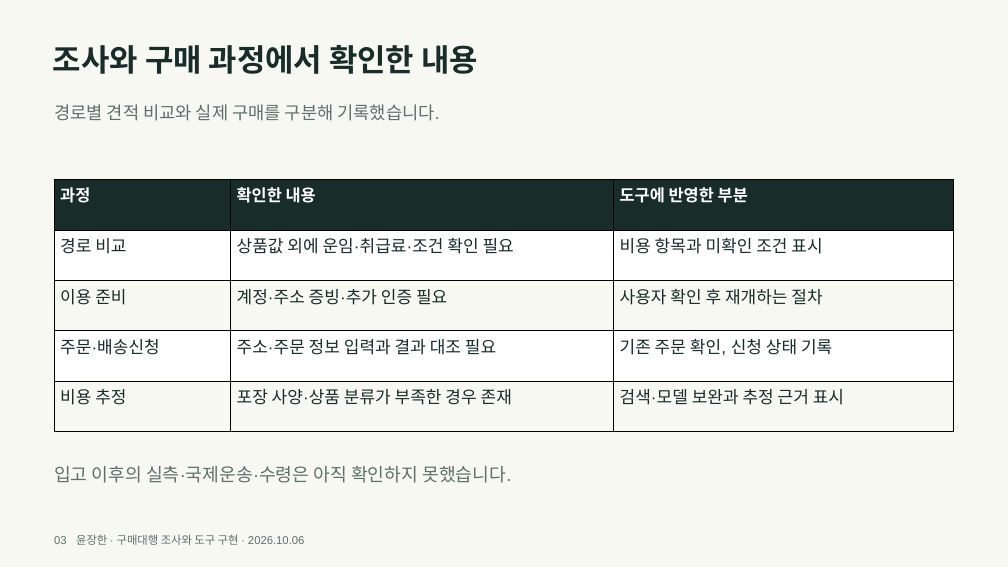
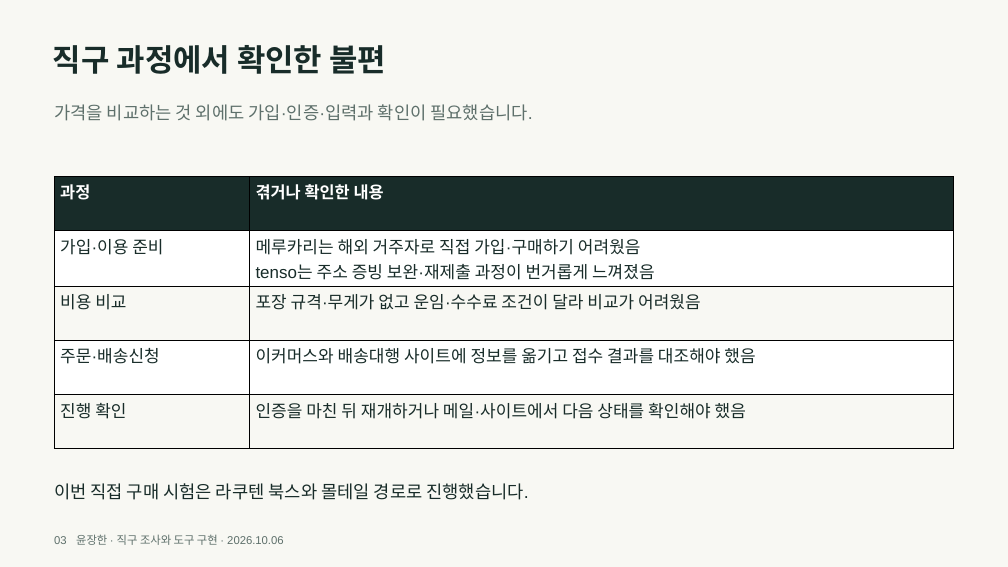
Before and after one commit to y00nZZang/crossborder-purchase-agent, a slide deck: slide 3 of portfolio/crossborder-portfolio.pptx. Drawn at 1008x567 pixels with LibreOffice and Linux fonts; fonts in the diff are those of the drawing. Boxes give left, top, right and bottom in pixels: in the first picture for what was removed or moved away, otherwise in the second. Text is boxed around its words. In the diff, an @@ line names an element or a change of style, - is before the commit and + after.

```diff
--- a/portfolio/crossborder-portfolio.pptx
+++ b/portfolio/crossborder-portfolio.pptx
@@ text at [53, 45, 386, 74]: text changed @@
-조사와 구매 과정에서 확인한 내용
+직구 과정에서 확인한 불편
@@ text at [54, 104, 532, 121]: text changed @@
-경로별 견적 비교와 실제 구매를 구분해 기록했습니다.
+가격을 비교하는 것 외에도 가입·인증·입력과 확인이 필요했습니다.
@@ table at [54, 177, 954, 447] @@
-column 1: 과정 | 경로 비교 | 이용 준비 | 주문·배송신청 | 비용 추정
-column 2: 확인한 내용 | 상품값 외에 운임·취급료·조건 확인 필요 | 계정·주소 증빙·추가 인증 필요 | 주소·주문 정보 입력과 결과 대조 필요 | 포장 사양·상품 분류가 부족한 경우 존재
-column 3: 도구에 반영한 부분 | 비용 항목과 미확인 조건 표시 | 사용자 확인 후 재개하는 절차 | 기존 주문 확인, 신청 상태 기록 | 검색·모델 보완과 추정 근거 표시
+column 1: 과정 | 가입·이용 준비 | 비용 비교 | 주문·배송신청 | 진행 확인
+column 2: 겪거나 확인한 내용 | 메루카리는 해외 거주자로 직접 가입·구매하기 어려웠음 / tenso는 주소 증빙 보완·재제출 과정이 번거롭게 느껴졌음 | 포장 규격·무게가 없고 운임·수수료 조건이 달라 비교가 어려웠음 | 이커머스와 배송대행 사이트에 정보를 옮기고 접수 결과를 대조해야 했음 | 인증을 마친 뒤 재개하거나 메일·사이트에서 다음 상태를 확인해야 했음
@@ text at [54, 483, 529, 500]: text changed; size 21.8 to 21 pt; text colour #5E706B to #182C29 @@
-입고 이후의 실측·국제운송·수령은 아직 확인하지 못했습니다.
+이번 직접 구매 시험은 라쿠텐 북스와 몰테일 경로로 진행했습니다.
@@ text at [54, 534, 283, 545]: text changed @@
-03 윤장한 · 구매대행 조사와 도구 구현 · 2026.10.06
+03 윤장한 · 직구 조사와 도구 구현 · 2026.10.06
```
Also in this commit, not shown: 12 other slides changed, 2 slides added, 2 slides removed, 9 other files.
